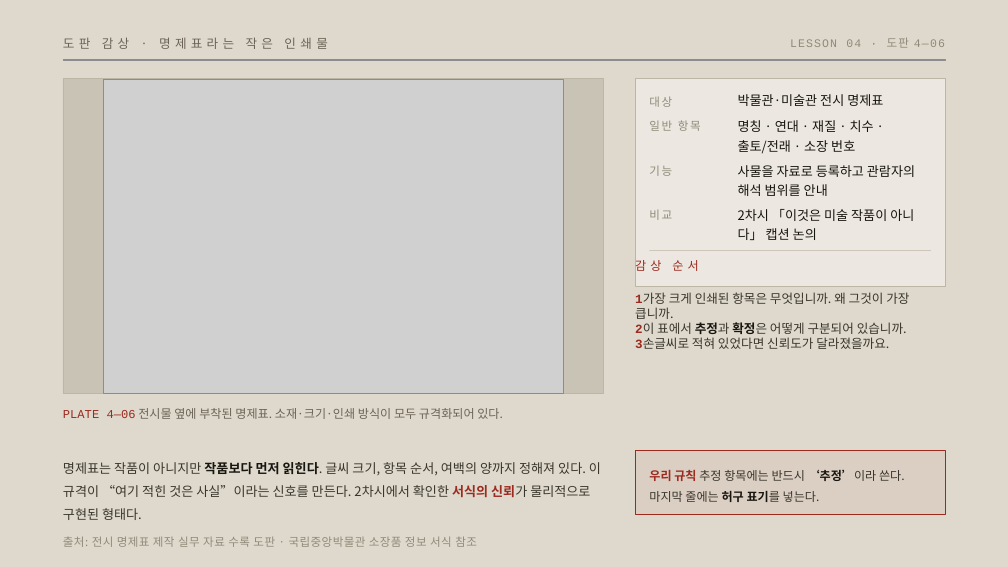
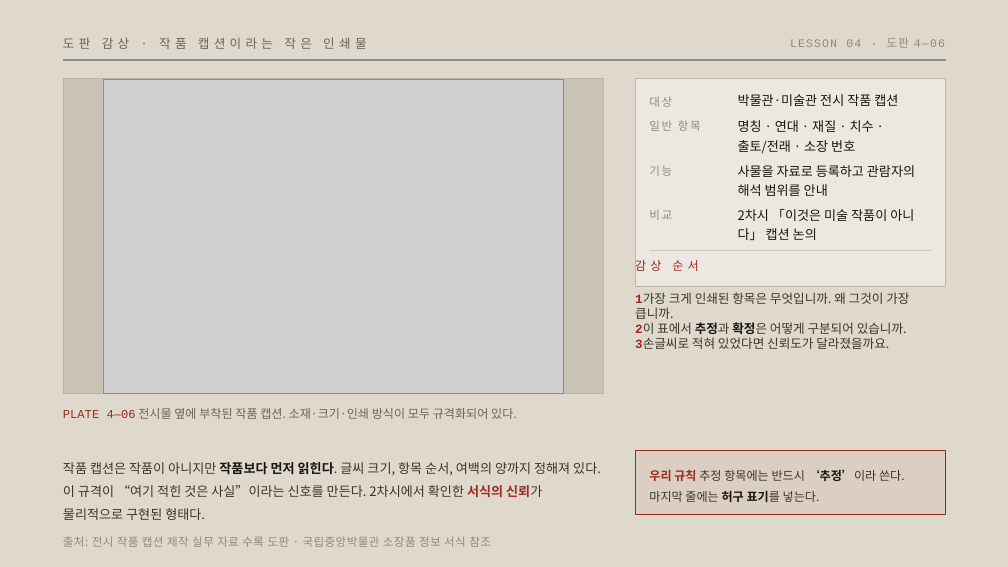
Before and after one commit to miran-artcode/museum, a slide deck: slide 25 of ppt/4차시_학생용_유물은_어떻게_만들어지는가.pptx. Drawn at 1008x567 pixels with LibreOffice and Linux fonts; fonts in the diff are those of the drawing; grey boxes stand for pictures; background and template pictures are left out. Boxes give left, top, right and bottom in pixels: in the first picture for what was removed or moved away, otherwise in the second. Text is boxed around its words. In the diff, an @@ line names an element or a change of style, - is before the commit and + after.

Commit message:
체크포인트 — 캡션 두 장 비교 자료 작업 전 저장

```diff
--- a/ppt/4차시_학생용_유물은_어떻게_만들어지는가.pptx
+++ b/ppt/4차시_학생용_유물은_어떻게_만들어지는가.pptx
@@ text at [63, 37, 367, 49]: text changed @@
-도판 감상 · 명제표라는 작은 인쇄물
+도판 감상 · 작품 캡션이라는 작은 인쇄물
@@ text at [738, 94, 898, 106]: text changed @@
-박물관·미술관 전시 명제표
+박물관·미술관 전시 작품 캡션
@@ text at [63, 408, 517, 419]: text changed @@
-PLATE 4—06 전시물 옆에 부착된 명제표. 소재·크기·인쇄 방식이 모두 규격화되어 있다.
+PLATE 4—06 전시물 옆에 부착된 작품 캡션. 소재·크기·인쇄 방식이 모두 규격화되어 있다.
@@ text at [63, 462, 601, 520]: text changed @@
-명제표는 작품이 아니지만 작품보다 먼저 읽힌다. 글씨 크기, 항목 순서, 여백의 양까지 정해져 있다. 이 규격이 “여기 적힌 것은 사실”이라는 신호를 만든다. 2차시에서 확인한 서식의 신뢰가 물리적으로 구현된 형태다.
+작품 캡션은 작품이 아니지만 작품보다 먼저 읽힌다. 글씨 크기, 항목 순서, 여백의 양까지 정해져 있다. 이 규격이 “여기 적힌 것은 사실”이라는 신호를 만든다. 2차시에서 확인한 서식의 신뢰가 물리적으로 구현된 형태다.
@@ text at [63, 536, 491, 547]: text changed @@
-출처: 전시 명제표 제작 실무 자료 수록 도판 · 국립중앙박물관 소장품 정보 서식 참조
+출처: 전시 작품 캡션 제작 실무 자료 수록 도판 · 국립중앙박물관 소장품 정보 서식 참조
```
Also in this commit, not shown: 8 other slides changed, 40 other files.
